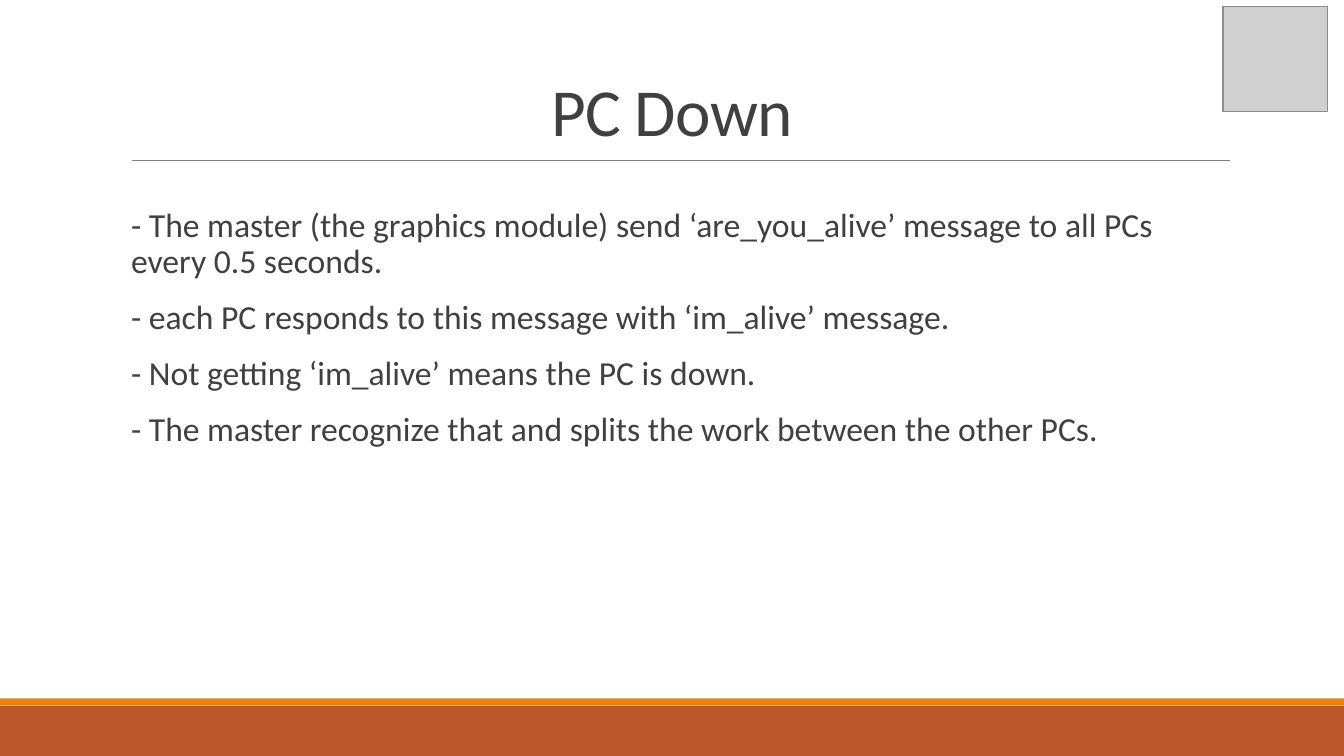
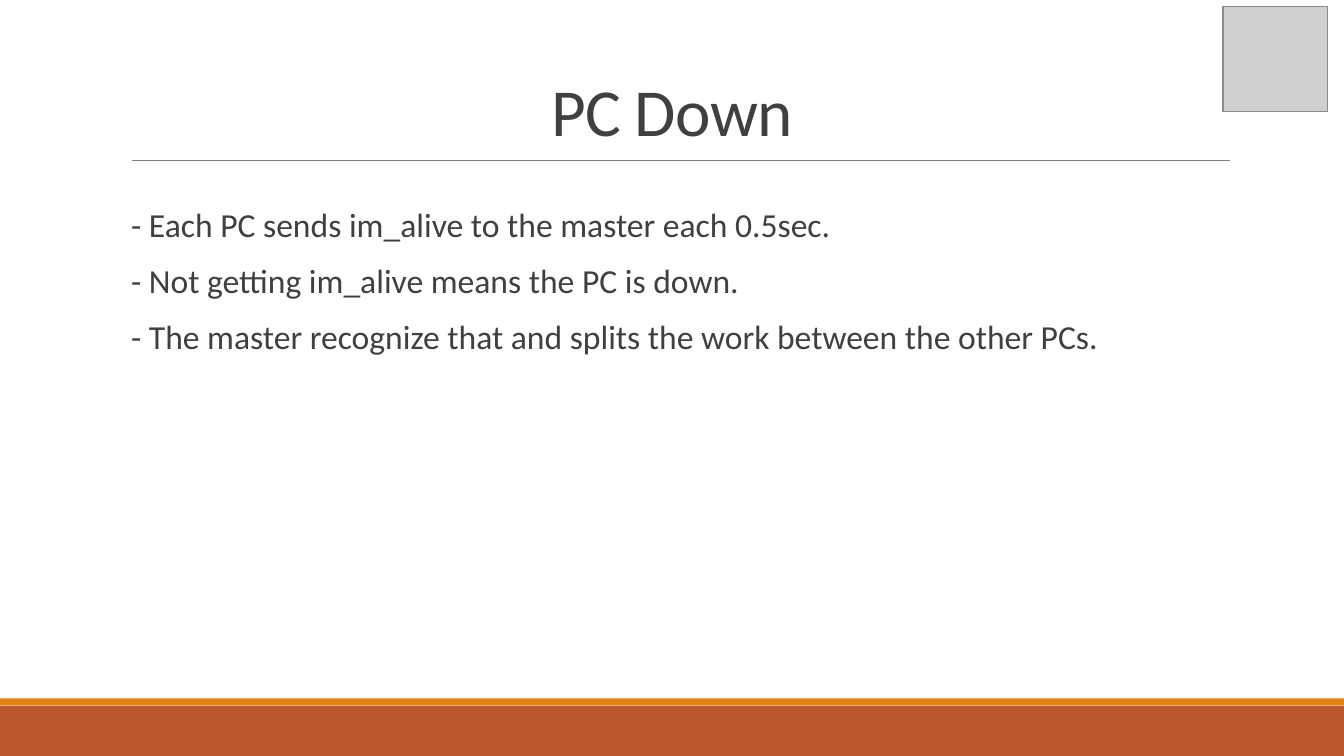
Before and after one commit to Tamir-Co/NeuroEvolutional-Dont-Touch-The-Spikes-with-Erlang, a slide deck: slide 7 of Reports/Final Project.pptx. Drawn at 1344x756 pixels with LibreOffice and Linux fonts; fonts in the diff are those of the drawing; grey boxes stand for pictures. Boxes give left, top, right and bottom in pixels: in the first picture for what was removed or moved away, otherwise in the second. Text is boxed around its words. In the diff, an @@ line names an element or a change of style, - is before the commit and + after.

```diff
--- a/Reports/Final Project.pptx
+++ b/Reports/Final Project.pptx
@@ text at (149, 213, 830, 299): text changed @@
-  - The master (the graphics module) send ‘are_you_alive’ message to all PCs every 0.5 seconds.
-  - each PC responds to this message with ‘im_alive’ message.
-  - Not getting ‘im_alive’ means the PC is down.
+  - Each PC sends im_alive to the master each 0.5sec.
+  - Not getting im_alive means the PC is down.
```
Also in this commit, not shown: 2 other slides changed.
